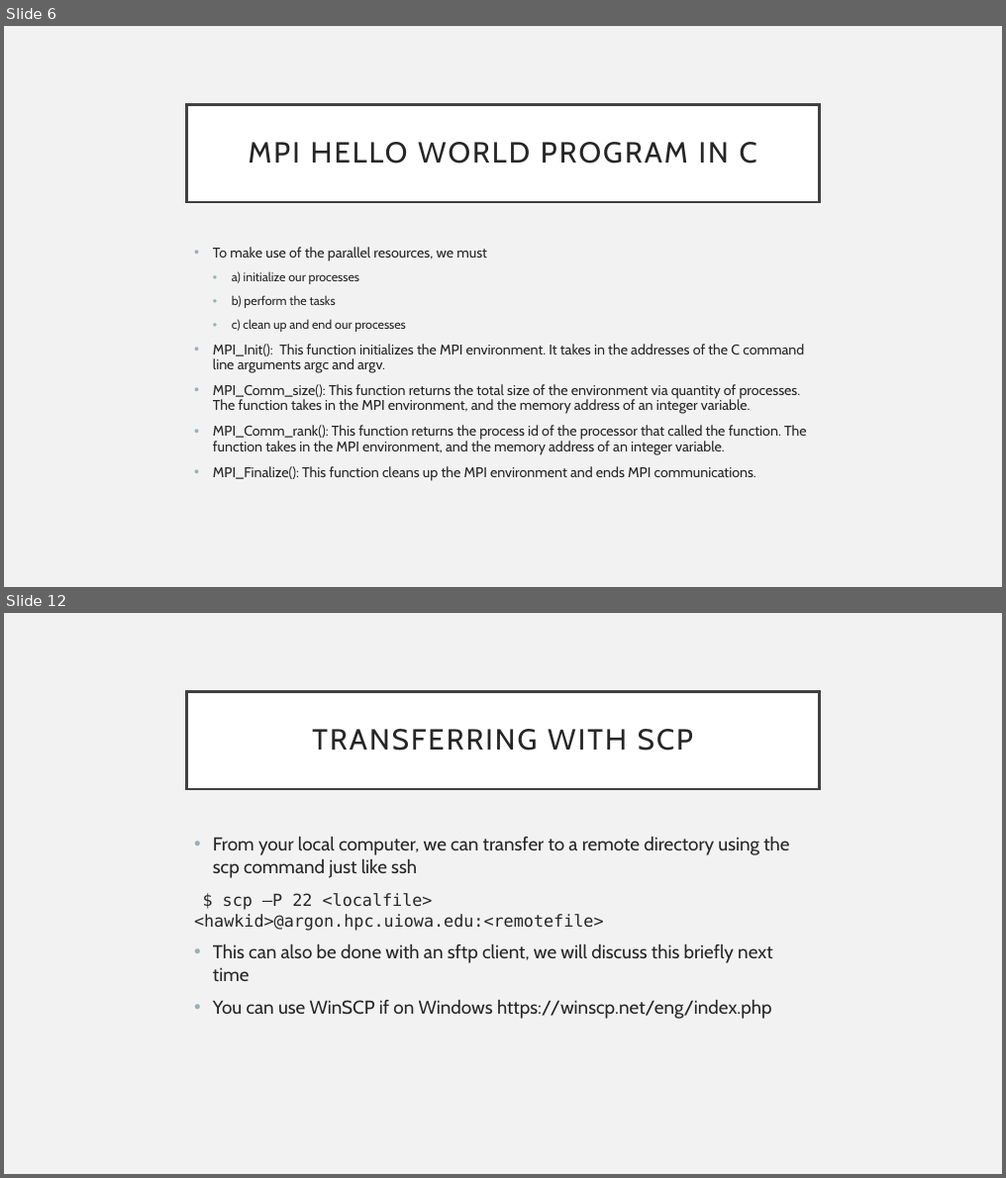
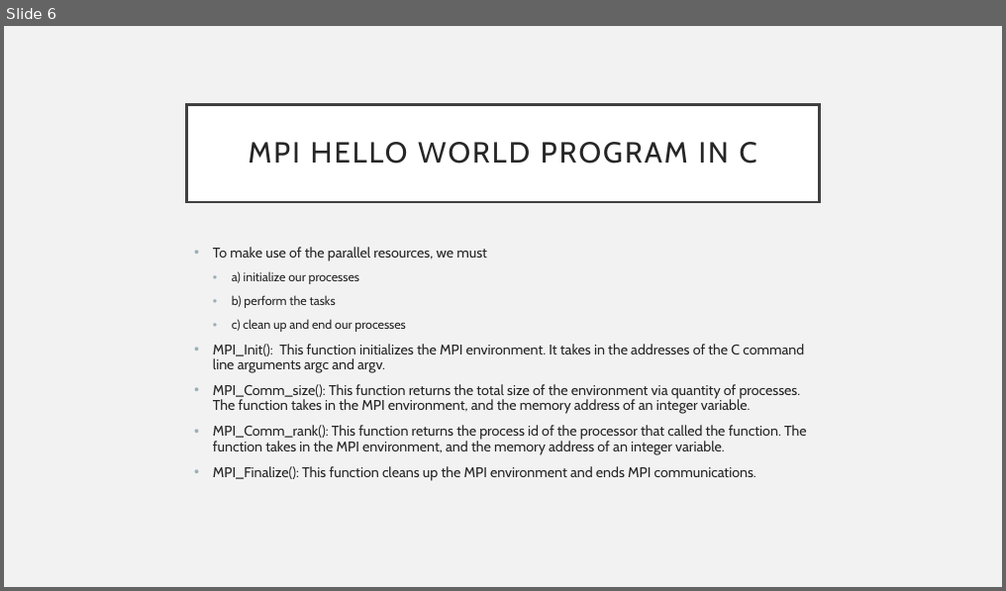
Before and after one commit to Andrewpensoneault/Intro-Parallel-Computing, a slide deck: Lectures/Lecture 3/lecture3.pptx. Shown one above the other, each under a label of ours: slides 6 and 12 before the commit, slide 6 after it; the slides between them are not shown. The pictures are 1006x1178 and 1006x591 pixels, drawn with LibreOffice and Linux fonts; fonts in the diff are those of the drawing. Boxes give left, top, right and bottom in pixels: in the first picture for what was removed or moved away, otherwise in the second. Text is boxed around its words. In the diff, an @@ line names an element or a change of style, - is before the commit and + after.

```diff
--- a/Lectures/Lecture 3/lecture3.pptx
+++ b/Lectures/Lecture 3/lecture3.pptx
@@ slide 12 removed at [4, 613, 1002, 1174], background #F2F2F2 @@
@@ title removed at [187, 691, 819, 789] @@
-TRANSFERRING WITH SCP
@@ text removed at [194, 837, 789, 1019] @@
-• From your local computer, we can transfer to a remote directory using the scp command just like ssh
-$ scp –P 22 <localfile> <hawkid>@argon.hpc.uiowa.edu:<remotefile>
-• This can also be done with an sftp client, we will discuss this briefly next time
-• You can use WinSCP if on Windows https://winscp.net/eng/index.php
```
Also in this commit, not shown: 2 slides changed, 1 slide added, 5 other slides removed, 1 other file.
